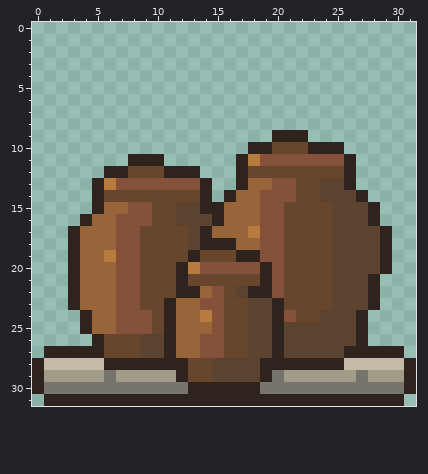
Two versions of one pixel-art file, ArtReview/Approved/GoryeoLifeProps-v1/jars.aseprite. Above: the version before the commit.
32x32 pixels, 1 frame.
New version:
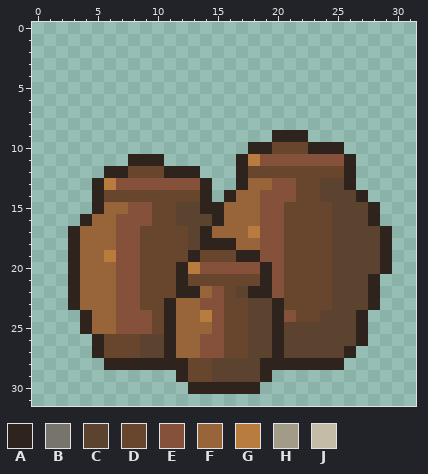
Palette (. is transparent): A #2e241d  B #77746c  C #5b432f  D #68452d  E #86513b  F #98653b  G #b77c3e  H #a29b87  J #c4bca7
Difference:
@@ x 0..31 @@
 26 .....ADDDCCAFFEEDDCCACCCCCCA....
-27 .AAAAADDDCCAFFEEDDCCACCCCCAAAAA.
-28 AJJJJJAAAAAAADDCCCCAAAAAAAJJJJJA
-29 AHHHHHBHHHHHADDCCCCABHHHHHHBHHHA
-30 ABBBBBBBBBBBBAAAAAABBBBBBBBBBBBA
-31 .AAAAAAAAAAAAAAAAAAAAAAAAAAAAAA.
+27 .....ADDDCCAFFEEDDCCACCCCCA.....
+28 ......AAAAAAADDCCCCAAAAAAA......
+29 ............ADDCCCCA............
+30 .............AAAAAA.............
+31 ................................
Changed places in both pictures, as pixel boxes (x1, y1, x2, y2):
erased: (32, 346, 416, 406)
